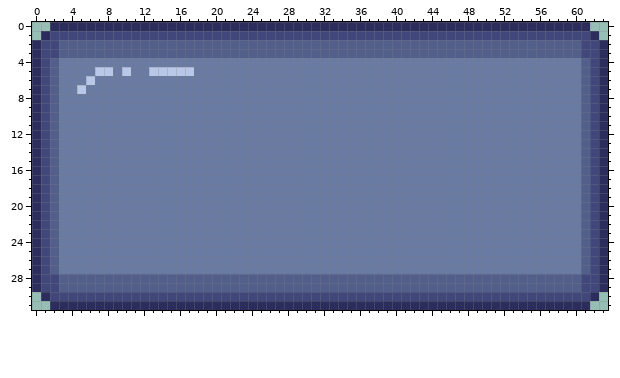
A pixel-art file gets an edit: winter-splinter/assets/sprites/bricks/strong-brick.aseprite. The first picture shows the starting point.
64x32 pixels, 1 frame.
Now the later version:
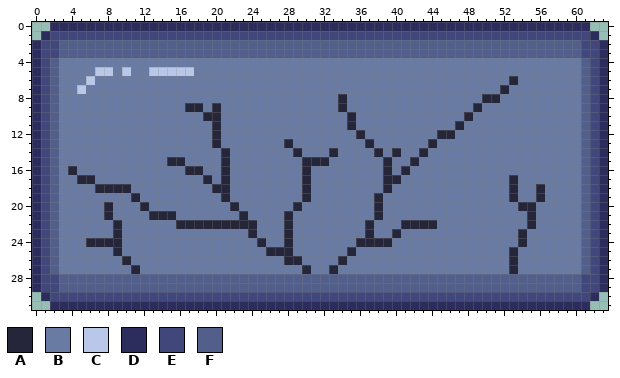
Palette (. is transparent): A #26263a  B #697ba2  C #b9c8e8  D #2d2d5d  E #41477a  F #535f8b
The author wrote: update: strong-brick.aseprite - add break layers
Edits made:
layer "Layer 2" added
layer "Layer 3" added
Changed rows in their new state; - is an unchanged pixel.
Layers "Layer 3", "Layer 2":
first column x 4:
 6 -------------------------------------------------A---
 7 ------------------------------------------------A----
 8 ------------------------------A---------------AA-----
 9 -------------AA-A-------------A--------------A-------
10 ---------------AA--------------A------------A--------
11 ----------------A--------------A-----------A---------
12 ----------------A---------------A--------AA----------
13 ----------------A-------A--------A------A------------
14 -----------------A-------A---A----A-A--A-------------
15 -----------AA----A--------AAA------A--A--------------
16 A------------AA--A--------A--------A-A---------------
17 -AA------------A-A--------A--------AA------------A---
18 ---AAAA---------AA--------A--------A-------------A--A
19 -------A---------A--------A-------A--------------A--A
20 ----A---A---------A------A--------A---------------AA-
21 ----A----AAA-------A----A---------A----------------A-
22 -----A------AAAAAAAAA---A--------A---AAAA----------A-
23 -----A--------------A---A--------A--A-------------A--
24 --AAAA---------------A--A-------AAAA--------------A--
25 -----A----------------AAA------A-----------------A---
26 ------A-----------------AA----A------------------A---
27 -------A------------------A--A-------------------A---
Boxes around the changes in both pictures, in picture pixels (x1, y1, x2, y2):
changed: (68, 76, 545, 274)
